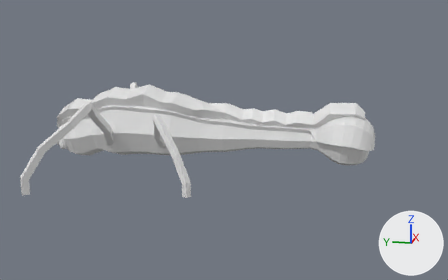
The Blender file 3d blender/Alien.blend: old version first, new version second.
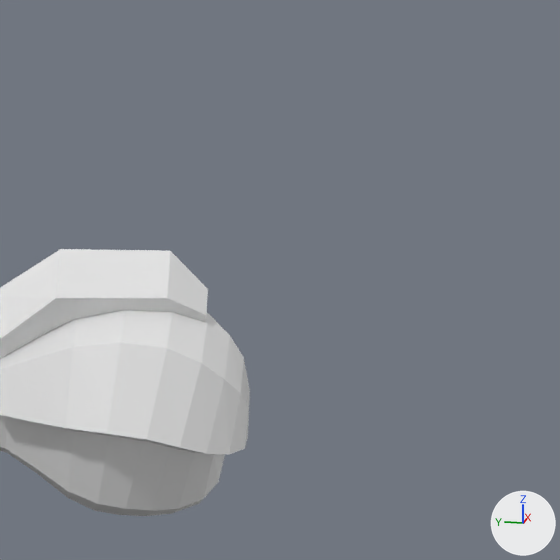
Each version appears first whole from a 50 mm camera at (-45.5, -14.41, 12.92) aimed at (-0.3, -5.37, 1.62), and next in a close-up on the part from 71% to 100% of the width and 16% to 63% of the height. The axes (+X, +Y, +Z) are drawn at lower right. The lights are the same throughout.
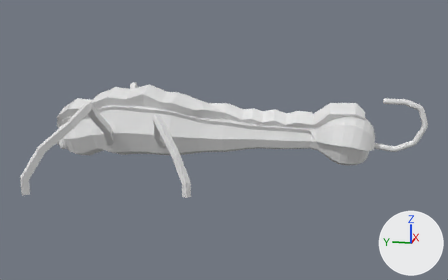
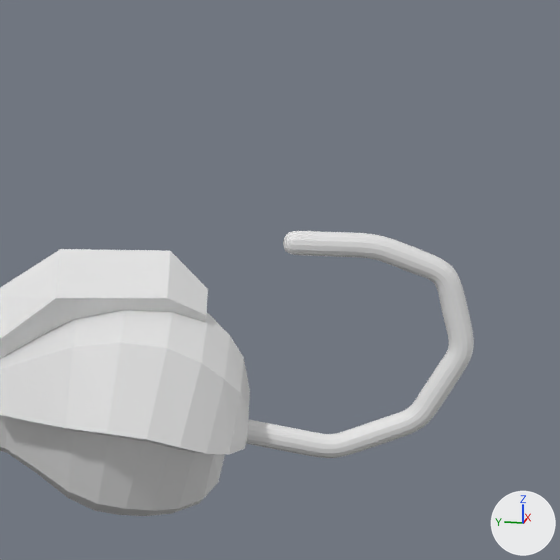
The change, as a list of edits to the scene's bpy script:
```text
Add me_cube_015:
    me_cube_015.from_pydata([(0.0, 0.5, 0.35), (0.0, -0.63, 3.89), (0.0, -2.32, 3.89), (0.0, -3.61, 3.42), (0.0, -4.02, 2.02), (0.0, -3.3, 0.64), (0.0, -1.8, 0.0)], [(2, 1), (3, 2), (4, 3), (5, 4), (6, 5), (0, 6)], [])
Add ob_cube_015:
    ob_cube_015 = bpy.data.objects.new('Cube.015', me_cube_015)
    ob_cube_015.location = (0.0, -16.36, 1.44)
    ob_cube_015.scale = (0.91, 0.91, 0.91)
    _m = ob_cube_015.modifiers.new('Skin', 'SKIN')
    _m = ob_cube_015.modifiers.new('Subdivision', 'SUBSURF')
```

Where the change shows, as pixel boxes [x1, y1, x2, y2] in the close-ups (560 x 560 px):
'Cube.015', added
    after: [246, 231, 474, 458]
